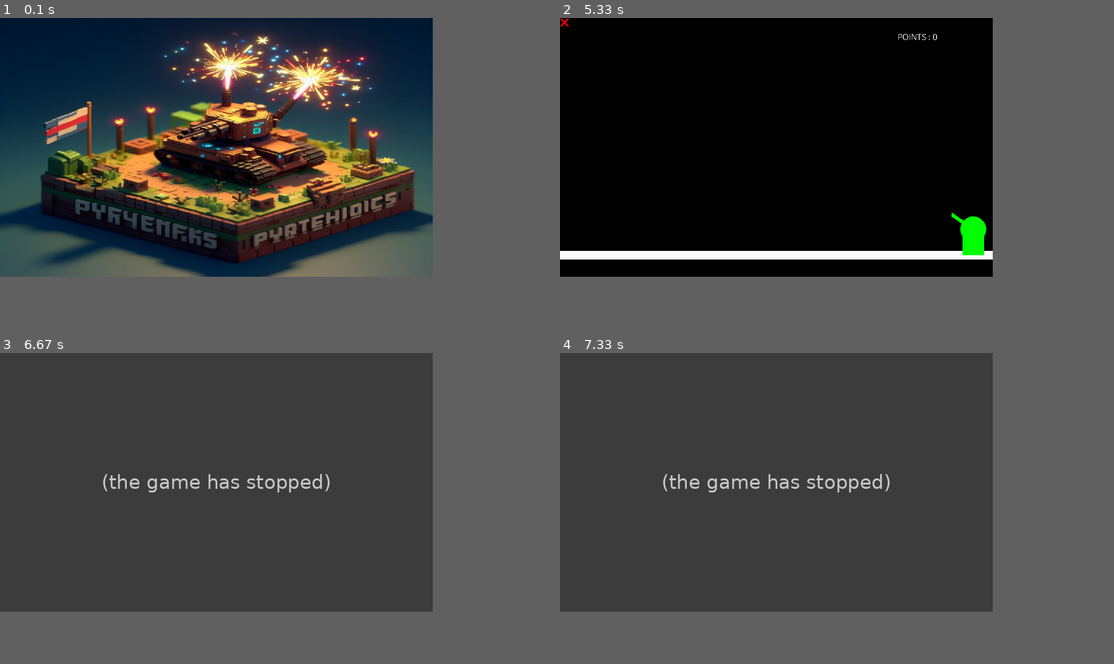
Above: before the commit, frames 1-4 (two rows, left to right).
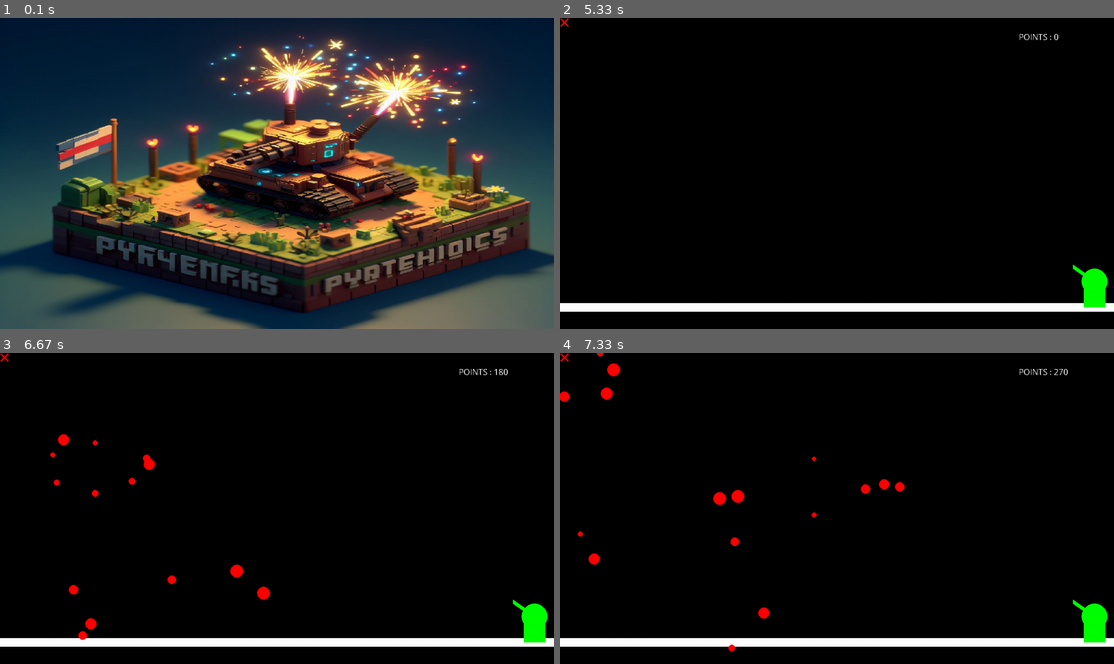
Above: after the commit, the same moments.

Repository: BapL49/projet-1---feu-d-artifices
Game: pygame game, started from main.py
The game is run twice, just before and just after one commit, with the same random seed, the same clock (stepped at 60 frames per second) and the same inputs.
Inputs (mouse positions are in pixels of both pictures, inside the frame that each line leads up to):
- Up to frame 1 (0.1 s): no input
- Up to frame 2 (5.33 s): no input
- Up to frame 3 (6.67 s): click (166, 533) at 5.38 s; click (171, 433) at 5.72 s; click (83, 617) at 6.05 s; click (94, 443) at 6.38 s
- Up to frame 4 (7.33 s): click (814, 402) at 6.72 s; press the mouse at (565, 356) at 7.03 s; move the mouse to (698, 458) at 7.13 s; release the mouse at (831, 561) at 7.27 s
In our replay, the window is 703x421 before the commit and 900x506 after it. These sizes can differ from the game's own. Grey fills any space a smaller window leaves; there, only what the larger window draws over its background counts as a difference.

The runs differ from the first frame. In frame 1, 65% of the frame differs, in the area x 0-100%, y 4-100%; in frame 2, 6.2%; in frame 3, 69%, in the area x 0-100%, y 0-95%; in frame 4, 69%.
Error before the commit: ValueError: list.remove(x): x not in list (main.py line 52); the game stopped at 6.12 s (later frames are placeholders)

Commit message:
plein ecran ajouté

Diff:
--- a/class_Tourelle.py
+++ b/class_Tourelle.py
@@ -47,7 +47,8 @@
             if tir.colliderect(self.rect):#collision avec la divition
 
                 self.collition=True
-                firework_touchee=firework
+                self.firework_touchee=firework
+
 
             if temps_actuel -self.temps_derniere_tir > self.duree_tir:#attendre 0.1 secondes entre chaque tir
                 pygame.display.update(tir)
--- a/main.py
+++ b/main.py
@@ -5,9 +5,12 @@
 from Fleurs import *
 from class_Tourelle import *
 import math
+pygame.init()
+info_display=pygame.display.Info()
 
-HAUTEUR_FENETRE = 600
-LARGEUR_FENETRE = 1000
+HAUTEUR_FENETRE = info_display.current_h
+LARGEUR_FENETRE = info_display.current_w
+
 
 list_fireworks = [] #liste contenant les instances de la classe division
 limiteSol = HAUTEUR_FENETRE - 60 # position Y du sol
@@ -37,26 +40,26 @@
     for firework in list_fireworks:
         # deltaTime in seconds.
         firework.update() # actualise la position des division
-        # turret.tir((705,345),firework)
+
 
         current_firework=firework
 
-        turret.tir_vers_firework((705,345),current_firework)
+        turret.tir_vers_firework(debut_tir,current_firework)
         # supprime la divison si elle se trouve au dessus de limiteSol
         if firework.positionY >= limiteSol :
             list_fireworks.remove(firework)
             global points
             points += 10
 
-        if turret.collition == True :
-            list_fireworks.remove(firework)
+            if turret.collition == True and turret.firework_touchee in list_fireworks:
+                list_fireworks.remove(firework)
 
 
 
 #Fonction Principale
 def main():
     #Initialisation de pygame
-    pygame.init()
+
 
     #Variable de couleur
     BLANC = (255, 255, 255)
@@ -130,6 +133,10 @@
         tourrelle_canon = pygame.draw.line(fenetre, VERT, (LARGEUR_FENETRE - 95, HAUTEUR_FENETRE - 145), (LARGEUR_FENETRE - 45, HAUTEUR_FENETRE - 110), 10)
         fenetre.blit(quit_surface,(0,0),)
 
+        #position de debut du tir
+        global debut_tir
+        debut_tir=(LARGEUR_FENETRE - 95, HAUTEUR_FENETRE - 145)
+
         # afficher compteur de points
         font = pygame.font.SysFont('comic Sans MS', 20)
         compteur = font.render(f'POINTS : {points}', False, (255, 255, 255))
@@ -142,7 +149,7 @@
             gererFirework()
 
 
-        #turret.tir_vers_souris((705,345))
+
 
         pygame.time.Clock().tick(30)
     pygame.quit()
